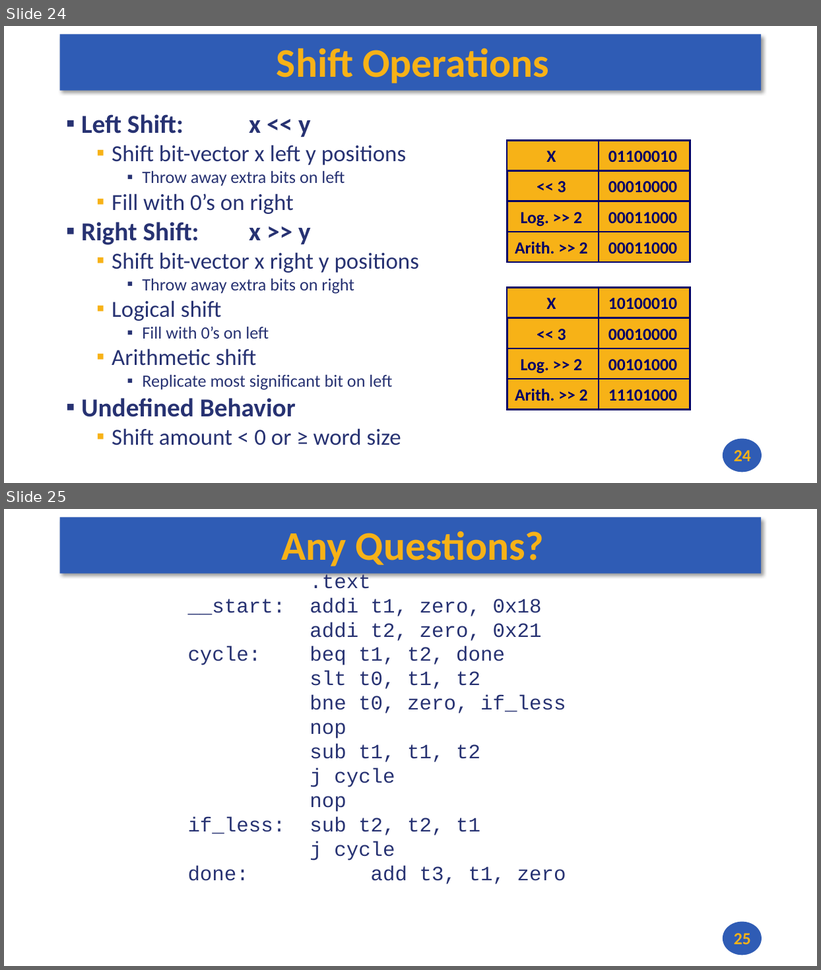
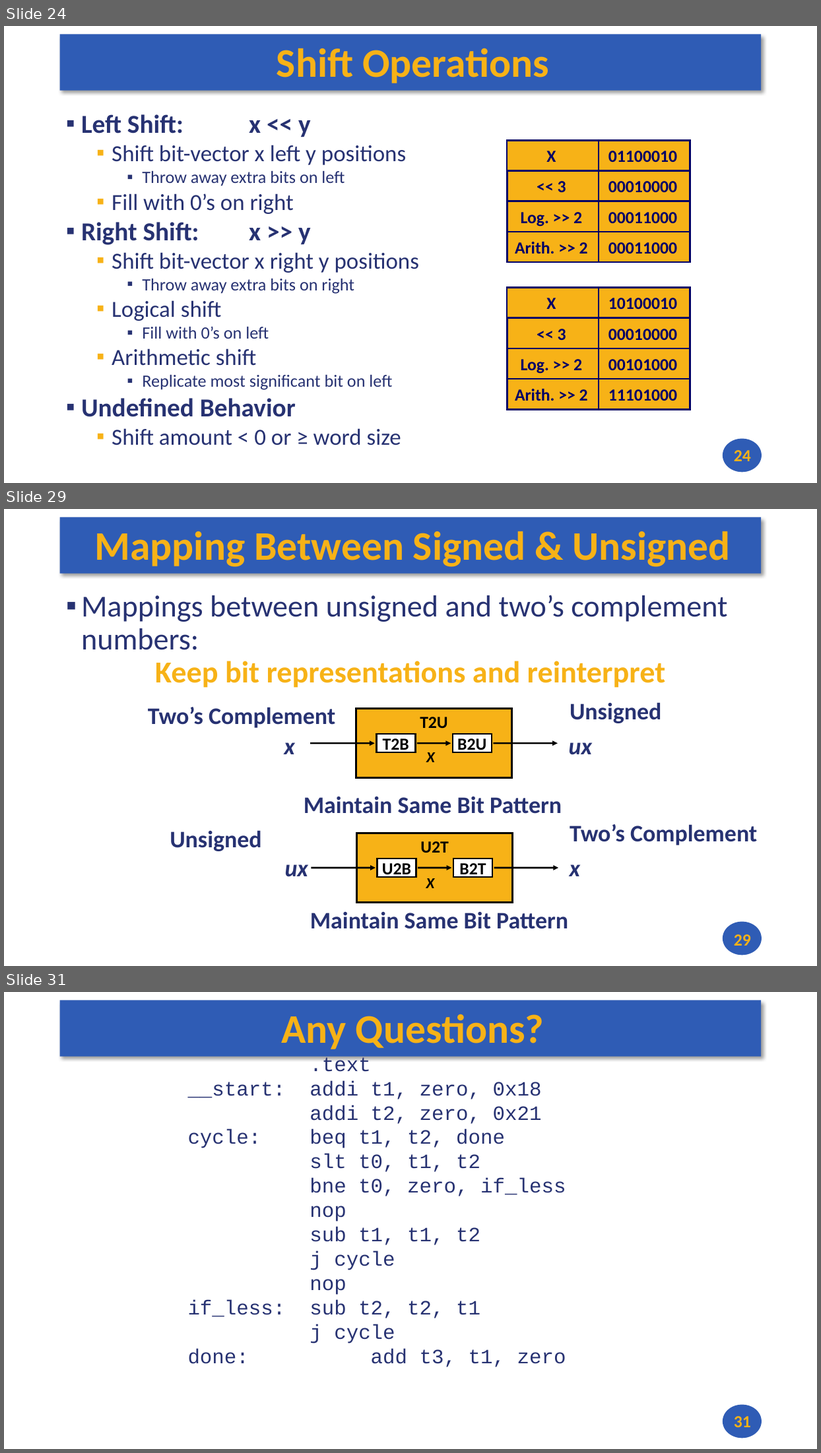
Before and after one commit to andrewt0301/hse-acos-course, a slide deck: docs/part1ca/02_DataTypes/CA_Lecture_02.pptx. Shown one above the other, each under a label of ours: slides 24 and 25 before the commit, slides 24, 29 and 31 after it; the slides between them are not shown. The pictures are 821x970 and 821x1453 pixels, drawn with LibreOffice and Linux fonts; fonts in the diff are those of the drawing. Boxes give left, top, right and bottom in pixels: in the first picture for what was removed or moved away, otherwise in the second. Text is boxed around its words. In the diff, an @@ line names an element or a change of style, - is before the commit and + after.

```diff
--- a/docs/part1ca/02_DataTypes/CA_Lecture_02.pptx
+++ b/docs/part1ca/02_DataTypes/CA_Lecture_02.pptx
@@ slide 29 added at [4,509,817,966], background #FFFFFF; not listed: 2 template elements that a slide beside it also shows @@
@@ title added at [95,531,730,567], 48 pt, text #F7B217, bold @@
+Mapping Between Signed & Unsigned
@@ text added at [81,595,727,688], 36 pt, text #273272 @@
+▪ Mappings between unsigned and two’s complement numbers:
+Keep bit representations and reinterpret
@@ text added at [570,702,661,723], 28 pt, text #273272, bold @@
+Unsigned
@@ text added at [148,707,335,728], 28 pt, text #273272, bold @@
+Two’s Complement
@@ rectangle added at [356,708,512,778], fill #F7B217, outline #000000 2 pt, 20 pt, text #000000, bold @@
+T2U
@@ text added at [284,743,294,755], 28 pt, text #273272, bold, italic @@
+x
@@ arrow added from (310, 743) to (375, 743), #000000 2 pt @@
@@ rectangle added at [377,734,416,753], fill #FFFFFF, outline #000000 2 pt, 20 pt, text #000000, bold @@
+T2B
@@ arrow added from (417, 743) to (451, 743), #000000 2 pt @@
@@ rectangle added at [453,734,492,753], fill #FFFFFF, outline #000000 2 pt, 20 pt, text #000000, bold @@
+B2U
@@ arrow added from (493, 743) to (558, 743), #000000 2 pt @@
@@ text added at [569,743,592,755], 28 pt, text #273272, bold, italic @@
+ux
@@ text added at [426,753,435,762], 18 pt, text #000000, bold, italic @@
+X
@@ text added at [304,797,562,814], 28 pt, text #273272, bold @@
+Maintain Same Bit Pattern
@@ text added at [570,824,757,846], 28 pt, text #273272, bold @@
+Two’s Complement
@@ text added at [170,830,261,852], 28 pt, text #273272, bold @@
+Unsigned
@@ rectangle added at [357,834,514,903], fill #F7B217, outline #000000 2 pt, 20 pt, text #000000, bold @@
+U2T
@@ text added at [285,865,308,877], 28 pt, text #273272, bold, italic @@
+ux
@@ rectangle added at [378,859,416,877], fill #FFFFFF, outline #000000 2 pt, 20 pt, text #000000, bold @@
+U2B
@@ rectangle added at [453,859,492,877], fill #FFFFFF, outline #000000 2 pt, 20 pt, text #000000, bold @@
+B2T
@@ text added at [570,865,580,877], 28 pt, text #273272, bold, italic @@
+x
@@ arrow added from (312, 868) to (376, 868), #000000 2 pt @@
@@ arrow added from (418, 868) to (451, 868), #000000 2 pt @@
@@ text added at [426,879,435,889], 18 pt, text #000000, bold, italic @@
+X
@@ arrow added from (494, 868) to (558, 868), #000000 2 pt @@
@@ text added at [310,912,568,929], 28 pt, text #273272, bold @@
+Maintain Same Bit Pattern
@@ page number added at [734,935,751,946], 20 pt, text #F7B217, bold @@
+29
@@ what was slide 25 is now slide 31 @@
@@ page number at [734,1416,751,1428]: text changed @@
-25
+31
```
Also in this commit, not shown: 5 other slides added, 1 other file.
